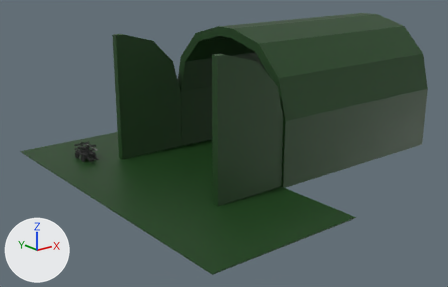
A saved change to the glTF model scene-ais_pod/anim-ais_pod.glb.
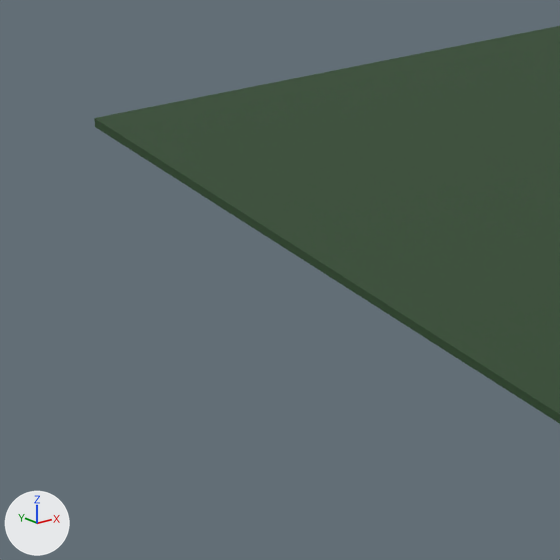
Each version is shown whole from a camera (50 mm lens) standing at (-163.8, -182.9, 81.9) and looking at (-16.5, 1.2, 8.2), then close up on the part from 3% to 14% of the width and 49% to 66% of the height. Lighting does not change. The marker at lower left points along +X, +Y and +Z. Where no turn or scale is listed for an object, it has been applied to the vertices.

The older version as bpy lines, for what is in view:
```python
me_cube_005 = bpy.data.meshes.new('Cube.005')
me_cube_005.from_pydata(...)  # 16 vertices, 32 faces; spans x -1.91..1.73, y -7.98..-3.77, z -1.08..0.37
me_cube_005.materials.append(mat_m_4)  # black #3c3c3c
me_igloo = bpy.data.meshes.new('Igloo')
me_igloo.from_pydata(...)  # 148 vertices, 308 faces; spans x -74.6..67.7, y -66.6..66.6, z -0.2..54.0
# faces by material slot: [296, 12]
me_igloo.materials.append(mat_igloo)  # dark green #1b4218
me_igloo.materials.append(mat_igloo_wall)  # dark green #1b4218
ob_igloo = bpy.data.objects.new('Igloo', me_igloo)
ob_igloo.location = (0.0, 0.0, 0.0)
ob_m_4_001 = bpy.data.objects.new('M-4.001', me_cube_005)
ob_m_4_001.parent = ob_m_4
ob_m_4_001.location = (0.0, 0.0, 0.0)
```
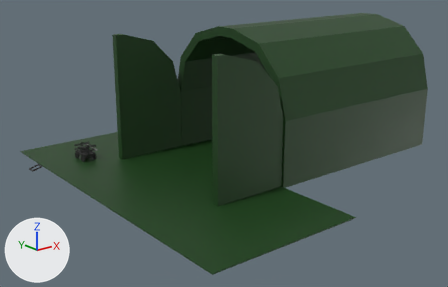
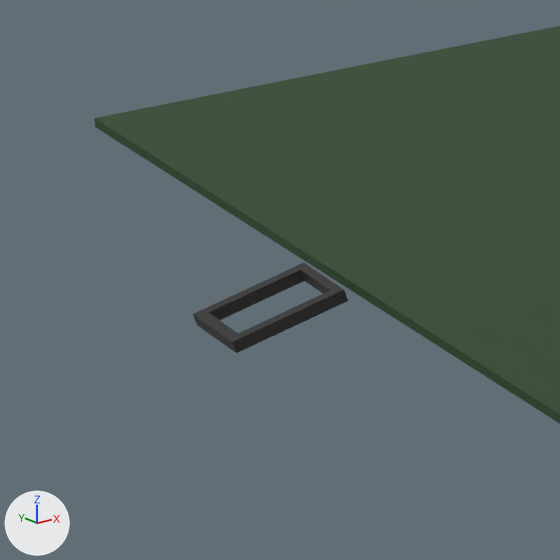
Changed parts and their boxes (x1, y1, x2, y2) in the close-ups (560 x 560 px):
```json
{"object": "M-4.001", "change": "moved, turned", "after": [193, 263, 348, 353], "on screen": "not visible before"}
```

Edits to the scene script, one JSON object a line:
```json
{"op": "set", "path": "ob_m_4_001.location", "old": "(0.0, 0.0, 0.0)", "new": "(-14.05, 3.591, -2.468)"}
{"op": "set", "path": "ob_m_4_001.rotation_euler", "old": "(0.0, 0.0, 0.0)", "new": "(0.0, 0.0, -1.578)", "note": "degrees (0, 0, 0) -> degrees (0, 0, -90)"}
```
